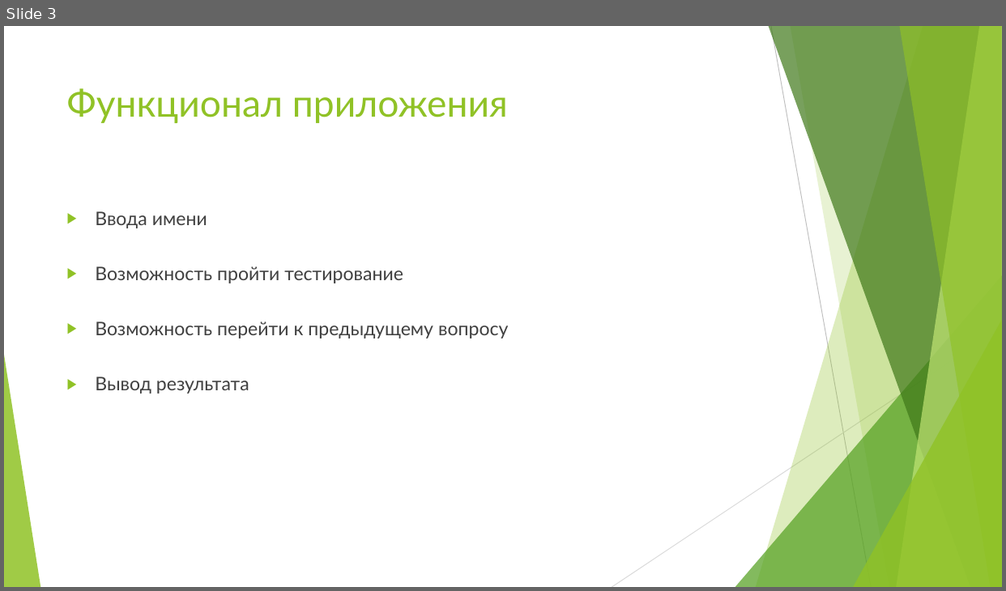
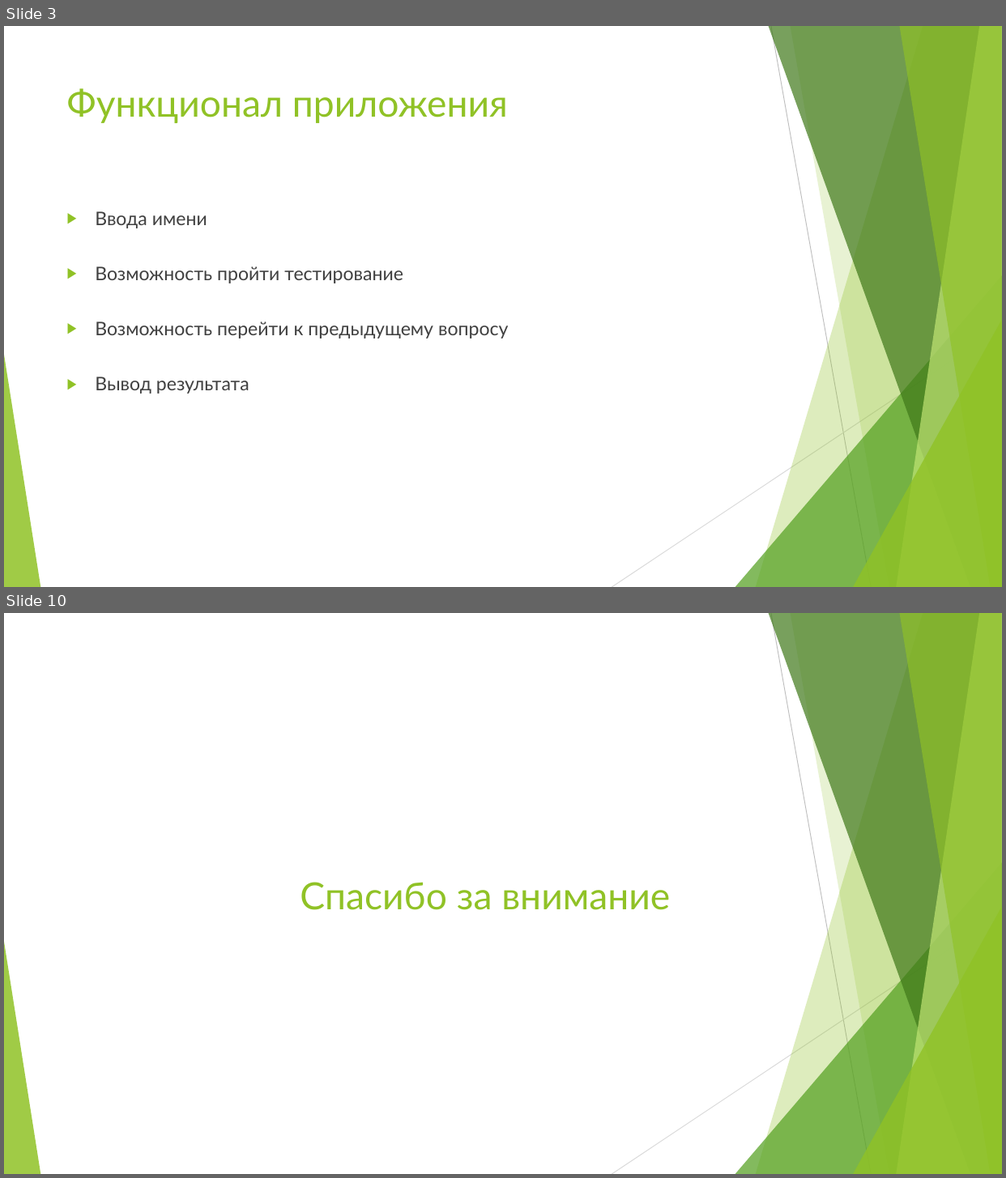
Before and after one commit to JosefDzeranov/Tester, a slide deck: Тестирующая система.pptx. Shown one above the other, each under a label of ours: slide 3 before the commit, slides 3 and 10 after it; the slides between them are not shown. The pictures are 1006x591 and 1006x1178 pixels, drawn with LibreOffice and Linux fonts; fonts in the diff are those of the drawing. Boxes give left, top, right and bottom in pixels: in the first picture for what was removed or moved away, otherwise in the second. Text is boxed around its words. In the diff, an @@ line names an element or a change of style, - is before the commit and + after.

Commit message:
Add presentation

```diff
--- a/Тестирующая система.pptx
+++ b/Тестирующая система.pptx
@@ slide 10 added at [4,613,1002,1174], background #FFFFFF; not listed: 10 template elements that a slide beside it also shows @@
@@ title added at [300,882,670,910], 36 pt, text #90C226 @@
+Спасибо за внимание
```
Also in this commit, not shown: 6 other slides added.
